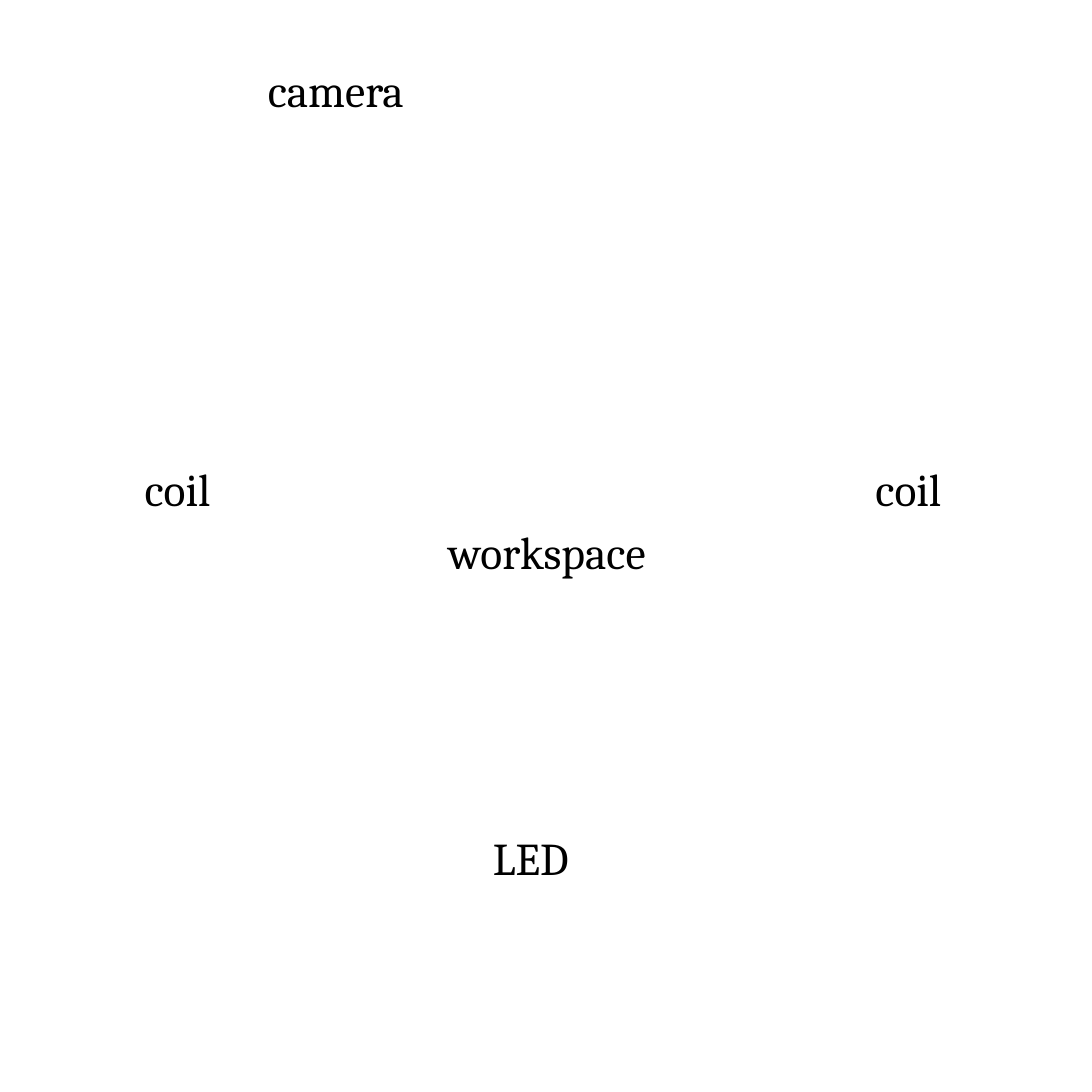
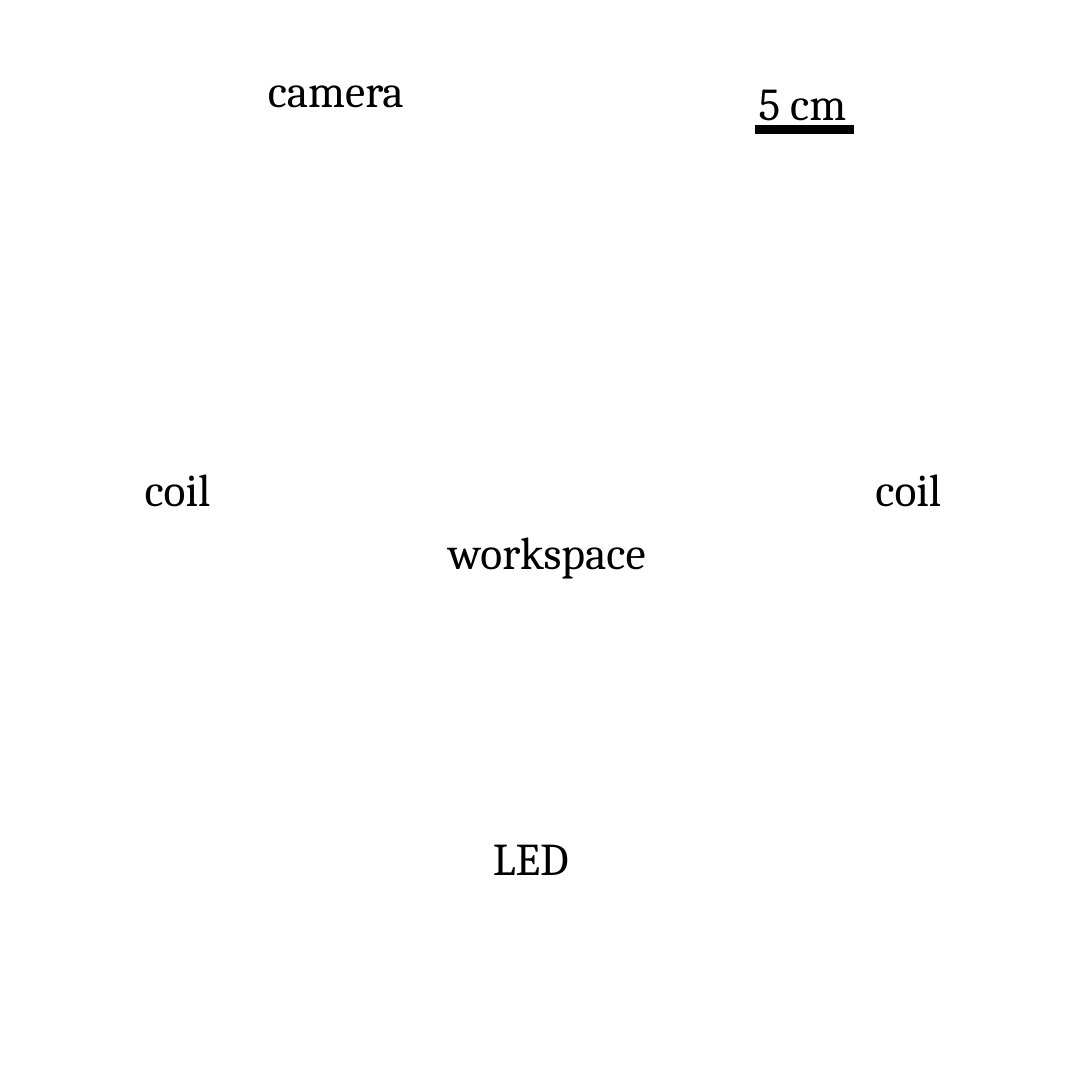
Before and after one commit to aabecker/SwarmPublications, a slide deck: slide 1 of journalWallFriction/pictures/pdf/MagneticSetup.pptx. Drawn at 1092x1092 pixels with LibreOffice and Linux fonts; fonts in the diff are those of the drawing; background and template pictures are left out. Boxes give left, top, right and bottom in pixels: in the first picture for what was removed or moved away, otherwise in the second. Text is boxed around its words. In the diff, an @@ line names an element or a change of style, - is before the commit and + after.

```diff
--- a/journalWallFriction/pictures/pdf/MagneticSetup.pptx
+++ b/journalWallFriction/pictures/pdf/MagneticSetup.pptx
@@ text added at (759, 89, 846, 130), 15 pt, text #000000 @@
+5 cm
@@ line added from (756, 129) to (854, 129), #000000 3 pt @@
```
Also in this commit, not shown: 3 other files.
